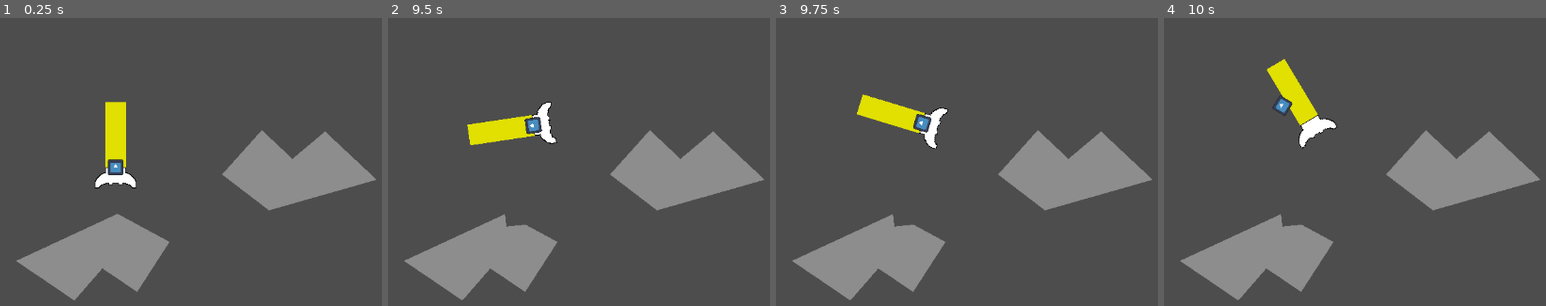
Above: before the commit, frames 1-4 (left to right).
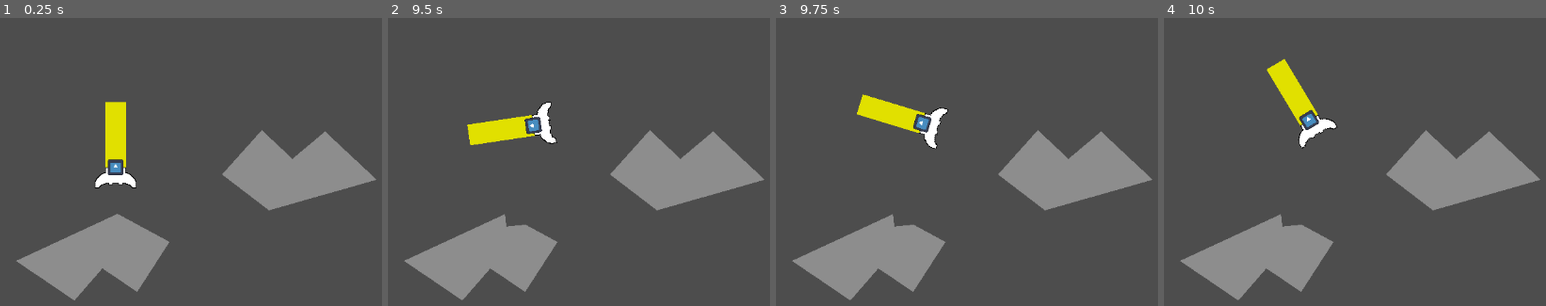
Above: after the commit, the same moments.

Repository: CWmain/SpaceJunkGame
Game: Godot game, scene res://Objects/Test_Scene.tscn
The game is run twice, just before and just after one commit, with the same random seed, the same clock (stepped at 60 frames per second) and the same inputs. The engine's default icon, where the game draws it, is replaced by a stand-in: a white triangle on a blue panel in a dark square.
Inputs (mouse positions are in pixels of both pictures, inside the frame that each line leads up to):
- Up to frame 1 (0.25 s): no input
- Up to frame 2 (9.5 s): tap Enter at 0.5 s; move the mouse to (outside the picture) at 0.52 s; hold D (TurnRight) 0.53-2.03 s; click (outside the picture) at 0.6 s; tap W (Accelerate) at 0.77, 1.52, 3.02, 3.77, 4.52, 6.02, 6.77, 7.52, 9.02 s; tap T (Tether) at 0.8, 1.35, 2.3, 3.6, 5.1, 6.8, 7.35, 8.3, 8.85 s; move the mouse to (outside the picture) at 1.27 s; click (outside the picture) at 1.55 s; move the mouse to (outside the picture) at 2.02 s; hold A (TurnLeft) 2.03-4.28 s; click (outside the picture) at 2.1 s; move the mouse to (613, 228) at 2.77 s; tap S (Stop) at 2.85 s; click (613, 228) at 3.05 s; move the mouse to (460, 124) at 3.52 s; move the mouse to (739, 208) at 4.27 s; hold D (TurnRight) 4.28-8.03 s; click (739, 208) at 4.35 s; move the mouse to (426, 251) at 5.02 s; move the mouse to (651, 136) at 5.77 s; click (651, 136) at 5.85 s; move the mouse to (outside the picture) at 6.52 s; hold S (Stop) 6.53-7.28 s; move the mouse to (outside the picture) at 7.27 s; click (outside the picture) at 7.55 s; move the mouse to (outside the picture) at 8.02 s; hold A (TurnLeft) from 8.03 s (still down); click (outside the picture) at 8.1 s; move the mouse to (613, 228) at 8.77 s; click (613, 228) at 9.05 s
- Up to frame 3 (9.75 s): move the mouse to (848, 124) at 9.52 s; release A (TurnLeft) at 9.53 s; hold D (TurnRight) from 9.53 s (still down); click (848, 124) at 9.6 s
- Up to frame 4 (10 s): keep holding D (TurnRight); tap W (Accelerate) at 9.77 s; tap T (Tether) at 9.8 s

Frames 1-3 are identical in both runs. In frame 4, 0.4% of the frame differs, in the area x 28-41%, y 26-39%.

Commit message:
Removed old on body enter, have a raycast for hook to player that if a tetherable surface crosses it is reset

Diff:
--- a/Objects/tether/tether.gd
+++ b/Objects/tether/tether.gd
@@ -9,24 +9,19 @@
 @export var tether: DampedSpringJoint2D
 
 @onready var tether_hook = $"."
+@onready var los = $LOS
 
 func _physics_process(_delta):
 	if (active):
 		print(rotation)
 		position += Vector2(0,-1).rotated(rotation) * SPEED
 
-	if (pull and false == true):
-		var collidedAsteroid = get_parent()
-		# Get a vector to move from current position towards ship
-		var asteroidPosition : Vector2 = collidedAsteroid.position
-		var shipPosition: Vector2 = player_rocket.position
-
-		# TODO: Adjust how shift is calculated to get the asteroid moving towards the ship correctly
-		# Consider shooting a physics object which stores the asteroid you want to pull, it breaks beyond a certain distance
-		var shift : Vector2 = (shipPosition-asteroidPosition) * TETHER_FORCE
-
-		collidedAsteroid.apply_force(shift, position)
-
+	if (pull):
+		#Apply line of sight raycast to player rocket
+		los.set_target_position(to_local(player_rocket.position))
+		#los.rotation = to_global(los.position).angle_to(player_rocket.position)-rotation
+	if (los.is_colliding()):
+		reset_tether()
 
 func fire_tether():
 	# Do nothing if already pulling as that means it was already been fired
@@ -37,11 +32,13 @@
 	active = true
 
 	tether_hook.set_collision_layer(4)
+	los.set_enabled(true)
 	tether_hook.set_collision_mask(4)
 
 func reset_tether():
 	#get_parent().set_lock_rotation_enabled(true)
 	tether_hook.set_collision_layer(0)
+	los.set_enabled(false)
 	tether_hook.set_collision_mask(0)
 	reparent(player_rocket)
 	rotation = 0
@@ -66,4 +63,7 @@
 	# Attach Tether to Asteroid
 	tether.node_b = body.get_path()
 
+	#Apply line of sight raycast to asteroid
+	los.set_target_position(player_rocket.position)
+
 	print("Do Tether Stuff")
--- a/Objects/tether/tether.tscn
+++ b/Objects/tether/tether.tscn
@@ -14,6 +14,10 @@
 scale = Vector2(0.1875, 0.1875)
 texture = ExtResource("2_qwd0o")
 
+[node name="LOS" type="RayCast2D" parent="."]
+enabled = false
+collision_mask = 4
+
 [node name="CollisionShape2D" type="CollisionShape2D" parent="."]
 shape = SubResource("CircleShape2D_o7f8s")
 
